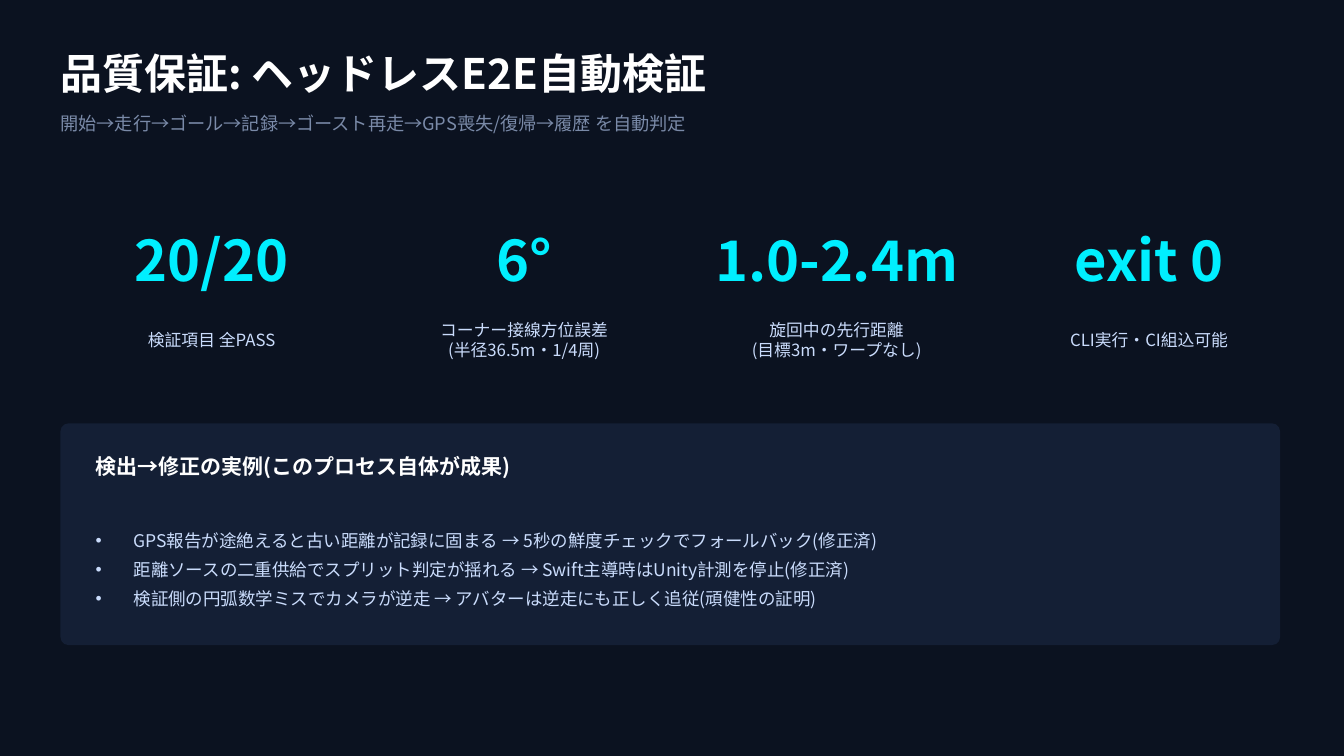
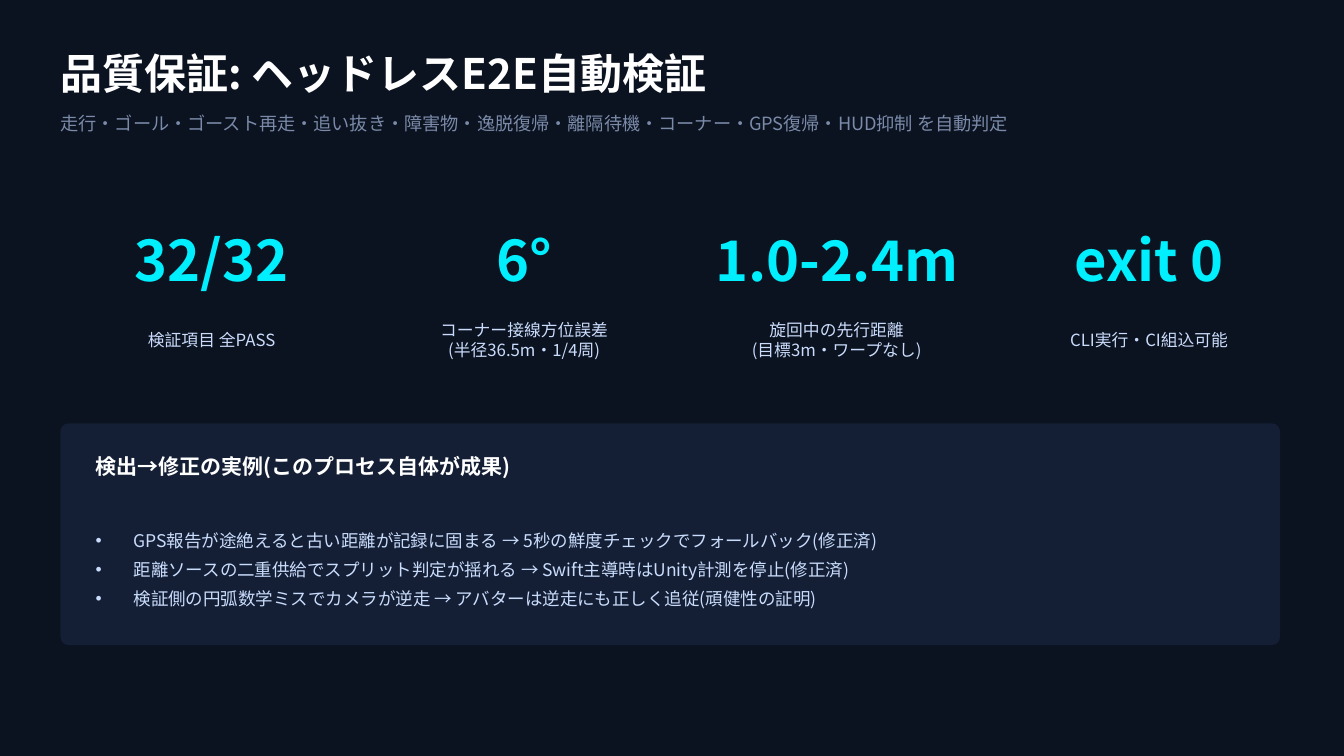
Before and after one commit to luqhardy/AR-Pacesetter---Unity, a slide deck: slide 7 of Docs/AR-Vision_成果発表_draft.pptx. Drawn at 1344x756 pixels with LibreOffice and Linux fonts; fonts in the diff are those of the drawing. Boxes give left, top, right and bottom in pixels: in the first picture for what was removed or moved away, otherwise in the second. Text is boxed around its words. In the diff, an @@ line names an element or a change of style, - is before the commit and + after.

```diff
--- a/Docs/AR-Vision_成果発表_draft.pptx
+++ b/Docs/AR-Vision_成果発表_draft.pptx
@@ text at bbox=[60, 114, 1008, 132]: text changed @@
-開始→走行→ゴール→記録→ゴースト再走→GPS喪失/復帰→履歴 を自動判定
+走行・ゴール・ゴースト再走・追い抜き・障害物・逸脱復帰・離隔待機・コーナー・GPS復帰・HUD抑制 を自動判定
@@ text at bbox=[135, 236, 289, 291]: text changed @@
-20/20
+32/32
```
Also in this commit, not shown: 2 other files.
